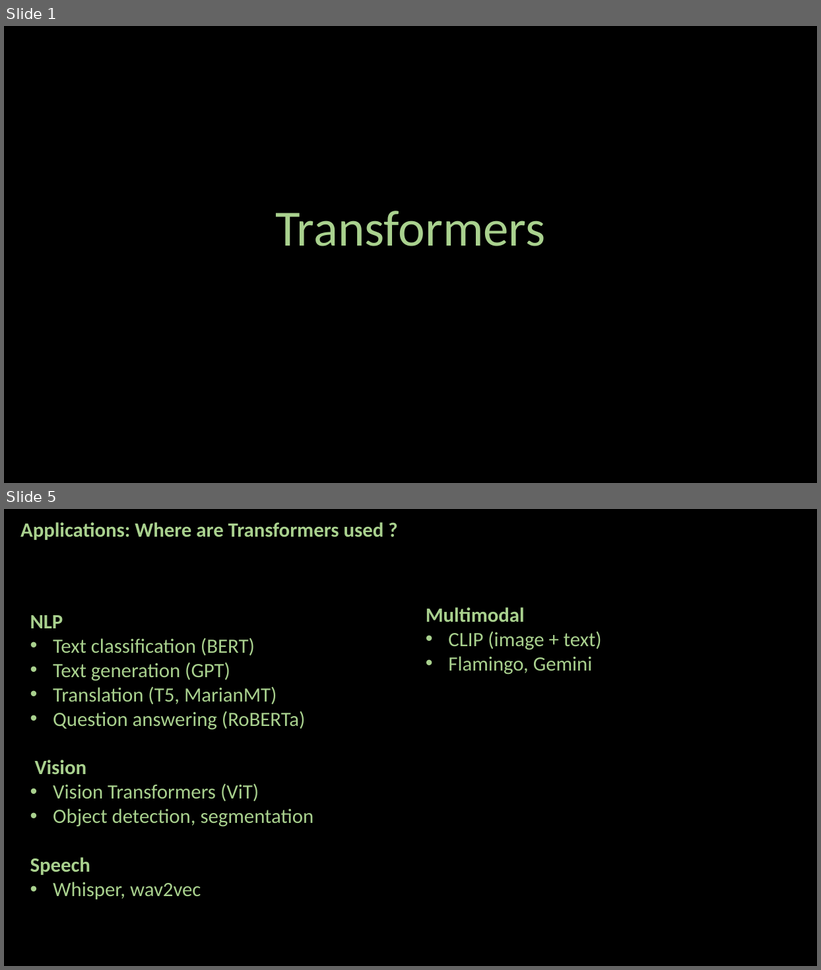
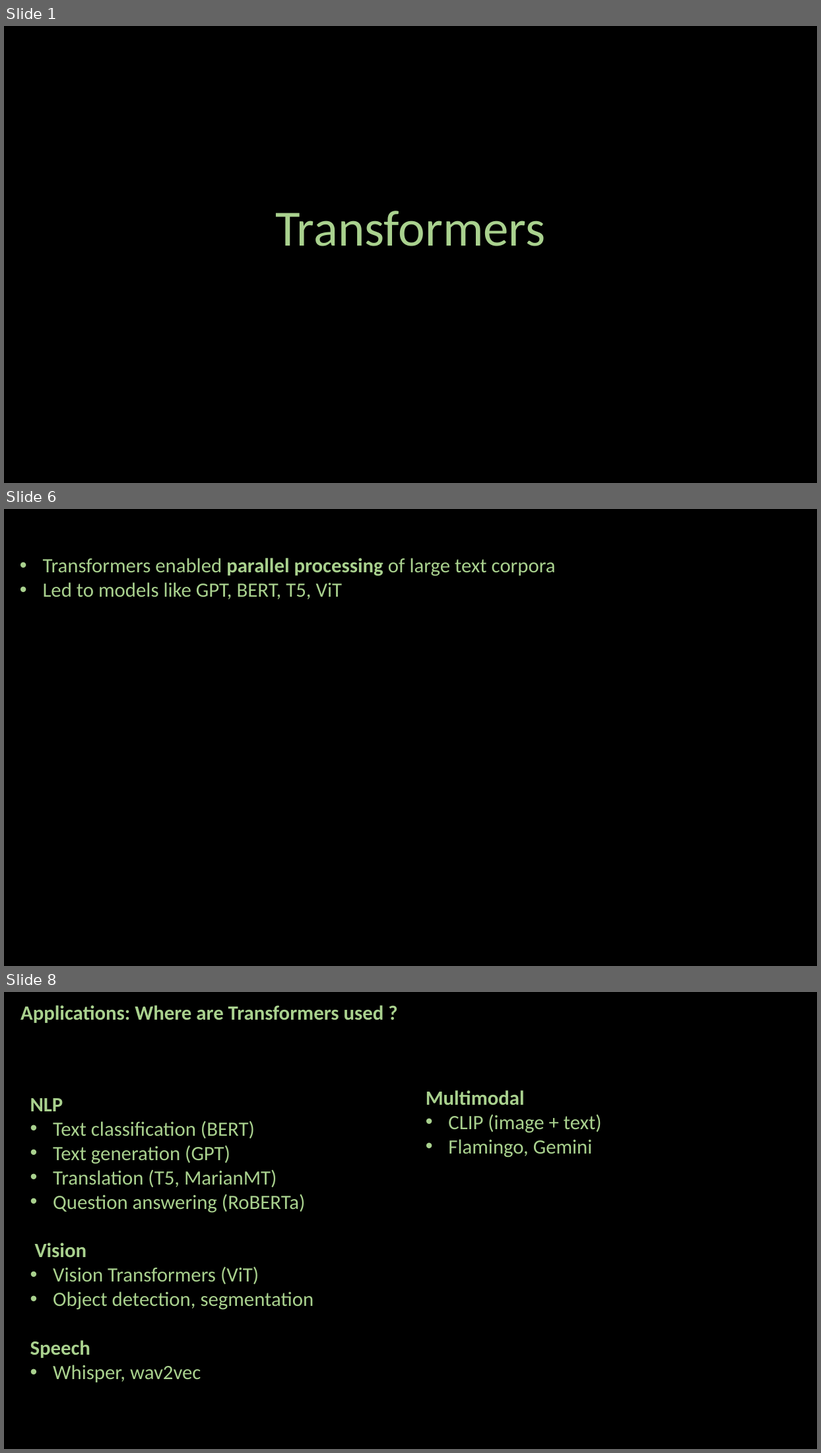
Before and after one commit to ash322ash422/youtube, a slide deck: deep_learning/4_transformers_deploy/modern_NLP_transformers_intro/1_transformers.pptx. Shown one above the other, each under a label of ours: slides 1 and 5 before the commit, slides 1, 6 and 8 after it; the slides between them are not shown. The pictures are 821x970 and 821x1453 pixels, drawn with LibreOffice and Linux fonts; fonts in the diff are those of the drawing; background and template pictures are left out. Boxes give left, top, right and bottom in pixels: in the first picture for what was removed or moved away, otherwise in the second. Text is boxed around its words. In the diff, an @@ line names an element or a change of style, - is before the commit and + after.

```diff
--- a/deep_learning/4_transformers_deploy/modern_NLP_transformers_intro/1_transformers.pptx
+++ b/deep_learning/4_transformers_deploy/modern_NLP_transformers_intro/1_transformers.pptx
@@ slide 6 added at [4, 509, 817, 966], background #000000 @@
@@ text added at [43, 558, 556, 599], 24 pt, text #A9D18E @@
+• Transformers enabled parallel processing of large text corpora
+• Led to models like GPT, BERT, T5, ViT
@@ what was slide 5 is now slide 8 @@
```
Also in this commit, not shown: 3 slides changed, 2 other slides added, 23 other files.
